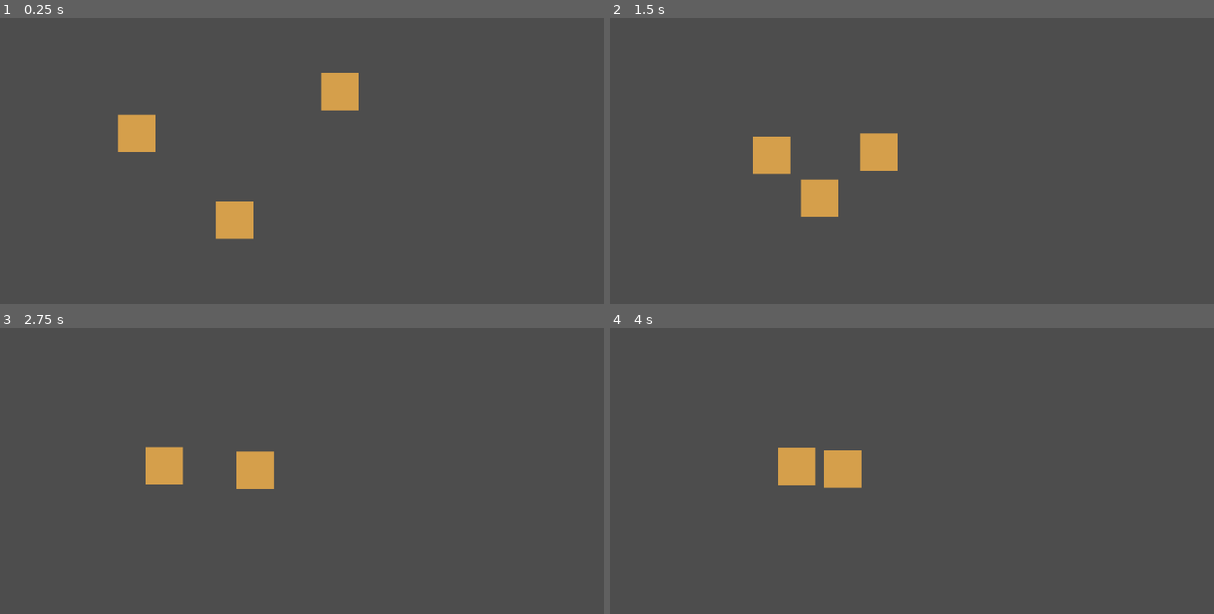
Above: before the commit, frames 1-4 (two rows, left to right).
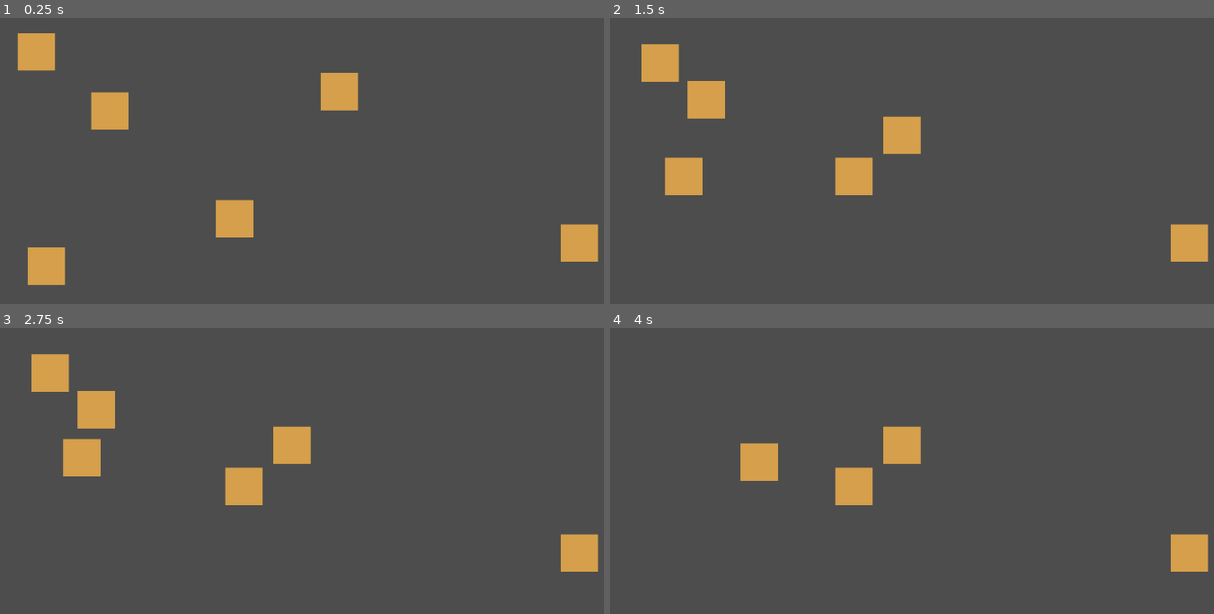
Above: after the commit, the same moments.

Repository: znichola/tent-general
Game: Godot game, scene res://game_board/game_board.tscn
The game is run twice, just before and just after one commit, with the same random seed, the same clock (stepped at 60 frames per second) and the same inputs. The project has no main scene, so this scene is started directly.
Inputs:
- Up to frame 1 (0.25 s): no input
- Up to frame 2 (1.5 s): no input
- Up to frame 3 (2.75 s): no input
- Up to frame 4 (4 s): no input

The runs differ from the first frame. In frame 1, 4.1% of the frame differs, in the area x 2-100%, y 5-94%; in frame 2, 6.8%, in the area x 5-100%, y 9-86%; in frame 3, 6.0%; in frame 4, 4.3%.

Commit message:
rename unit to group and todo

Diff:
--- a/game_board/components/attack_component.gd
+++ b/game_board/components/attack_component.gd
@@ -1,7 +1,7 @@
 extends Area2D
 class_name AttackComponent
 
-signal on_attack(target: Unit)
+signal on_attack(target: Group)
 
 @export var damage: int = 10
 @export var attack_cooldown: float = 1.0
@@ -16,7 +16,7 @@
 			can_attack = true
 
 
-func attack_if_possible(target: Unit) -> bool:
+func attack_if_possible(target: Group) -> bool:
 	if not can_attack:
 		return false
 
@@ -35,7 +35,7 @@
 	return false
 
 
-func is_target_in_zone(target: Unit) -> bool:
+func is_target_in_zone(target: Group) -> bool:
 	var t = target.get_node_or_null("CollisionComponent")
 	if t is Area2D:
 		return t in get_overlapping_areas()
--- a/game_board/components/collision_component.gd
+++ b/game_board/components/collision_component.gd
@@ -1,15 +1,15 @@
 extends Area2D
 class_name CollisionComponent
 
-signal on_collision_enter(unit: Unit)
-signal on_collision_exit(unit: Unit)
+signal on_collision_enter(group: Group)
+signal on_collision_exit(group: Group)
 
 func _on_area_entered(area: Area2D) -> void:
-	var unit = area.get_parent()
-	if unit is Unit and self.get_parent() != unit:
-		on_collision_enter.emit(unit)
+	var group = area.get_parent()
+	if group is Group and self.get_parent() != group:
+		on_collision_enter.emit(group)
 
 func _on_area_exited(area: Area2D) -> void:
-	var unit = area.get_parent()
-	if unit is Unit and self.get_parent() != unit:
-		on_collision_exit.emit(unit)
+	var group = area.get_parent()
+	if group is Group and self.get_parent() != group:
+		on_collision_exit.emit(group)
--- a/game_board/components/unit_ai_component.gd
+++ b/game_board/components/group_ai_component.gd
@@ -1,9 +1,9 @@
 extends Node
-class_name UnitAIComponent
+class_name GroupAIComponent
 
 enum AIState {
 	IDLE,
-	MOVING_TO_UNIT,
+	MOVING_TO_GROUP,
 	MOVING_TO_POSITION,
 }
 
@@ -13,16 +13,16 @@
 
 var state = AIState.IDLE
 var direction: Vector2 = Vector2.ZERO
-var current_target: Unit = null
+var current_target: Group = null
 
 func _ready() -> void:
 	vision_component.on_update_closest_target.connect(_on_update_closest_target)
 
-func _on_update_closest_target(unit: Unit) -> void:
-	current_target = unit
+func _on_update_closest_target(group: Group) -> void:
+	current_target = group
 
 	if current_target:
-		state = AIState.MOVING_TO_UNIT
+		state = AIState.MOVING_TO_GROUP
 	else:
 		state = AIState.IDLE
 
@@ -34,7 +34,7 @@
 		#TODO: implement moving to position logic
 		# var target_position = direction * movement_component.speed * delta
 		# movement_component.move_to(target_position, delta, self.get_parent())
-	elif state == AIState.MOVING_TO_UNIT:
+	elif state == AIState.MOVING_TO_GROUP:
 		if current_target:
 			movement_component.try_move_to(current_target.position, delta, self.get_parent())
 
--- a/game_board/components/movement_component.gd
+++ b/game_board/components/movement_component.gd
@@ -4,16 +4,16 @@
 @onready var collision_component : CollisionComponent = get_node("../CollisionComponent")
 
 @export var speed: float = 100.0
-@export var can_move: bool = true
+var can_move: bool = true
 
 func _ready() -> void:
 	collision_component.on_collision_enter.connect(_on_collision_enter)
 	collision_component.on_collision_exit.connect(_on_collision_exit)
 
-func _on_collision_enter(_unit: Unit) -> void:
+func _on_collision_enter(_group: Group) -> void:
 	can_move = false
 
-func _on_collision_exit(_unit: Unit) -> void:
+func _on_collision_exit(_group: Group) -> void:
 	can_move = true
 
 func try_move_to(target_position: Vector2, delta: float, node: Node2D) -> bool:
--- a/game_board/components/vision_component.gd
+++ b/game_board/components/vision_component.gd
@@ -1,9 +1,9 @@
 extends Area2D
 class_name VisionComponent
 
-signal on_update_closest_target(unit: Unit)
+signal on_update_closest_target(group: Group)
 
-var current_closest_target: Unit = null
+var current_closest_target: Group = null
 
 func _on_area_entered(_area: Area2D) -> void:
 	#TODO: can be optimized by only checking the new area instead of all areas
@@ -17,17 +17,17 @@
 	var my_pos := global_position
 
 	for area in get_overlapping_areas():
-		var unit := area.get_parent()
-		var is_self = self.get_parent() == unit
+		var group := area.get_parent()
+		var is_self = self.get_parent() == group
 
-		if not unit is Unit or is_self or area == ignored_area:
+		if not group is Group or is_self or area == ignored_area:
 			continue
 
-		if unit is Unit:
-			var current_dist := my_pos.distance_to(unit.global_position)
+		if group is Group:
+			var current_dist := my_pos.distance_to(group.global_position)
 
 			if current_dist < best_dist:
 				best_dist = current_dist
-				current_closest_target = unit
+				current_closest_target = group
 
 	on_update_closest_target.emit(current_closest_target)
--- a/game_board/game_board.tscn
+++ b/game_board/game_board.tscn
@@ -1,6 +1,6 @@
 [gd_scene format=3 uid="uid://buexq8s1a327r"]
 
-[ext_resource type="PackedScene" uid="uid://cyscttd02w5et" path="res://game_board/units/unit.tscn" id="1_qlpbi"]
+[ext_resource type="PackedScene" uid="uid://cyscttd02w5et" path="res://game_board/group/group.tscn" id="1_qlpbi"]
 
 [node name="Node2D" type="Node2D" unique_id=1058872266]
 
@@ -11,4 +11,13 @@
 position = Vector2(707, 267)
 
 [node name="Archer3" parent="." unique_id=871040014 instance=ExtResource("1_qlpbi")]
-position = Vector2(543, 515)
+position = Vector2(543, 512)
+
+[node name="Archer4" parent="." unique_id=2816153 instance=ExtResource("1_qlpbi")]
+position = Vector2(182, 209)
+
+[node name="Archer5" parent="." unique_id=919501202 instance=ExtResource("1_qlpbi")]
+position = Vector2(208, 595)
+
+[node name="Archer6" parent="." unique_id=279985225 instance=ExtResource("1_qlpbi")]
+position = Vector2(1075, 533)
--- a/game_board/units/unit.gd
+++ b/game_board/group/group.gd
@@ -1,5 +1,5 @@
 extends Node2D
-class_name Unit
+class_name Group
 
 @onready var health_component: HealthComponent = get_node("HealthComponent")
 
--- a/game_board/units/unit.tscn
+++ b/game_board/group/group.tscn
@@ -1,10 +1,10 @@
 [gd_scene format=3 uid="uid://cyscttd02w5et"]
 
-[ext_resource type="Script" path="res://game_board/units/unit.gd" id="1_0jked"]
+[ext_resource type="Script" uid="uid://dc77dpalapaae" path="res://game_board/group/group.gd" id="1_0jked"]
 [ext_resource type="Script" uid="uid://dt3b1eef05xud" path="res://game_board/components/health_component.gd" id="2_n6t1d"]
 [ext_resource type="Script" uid="uid://6fxxw0geavor" path="res://game_board/components/movement_component.gd" id="3_gab0b"]
 [ext_resource type="Script" uid="uid://co601i3ip6tuv" path="res://game_board/components/attack_component.gd" id="4_fvt2d"]
-[ext_resource type="Script" uid="uid://cyrpebhv7txd4" path="res://game_board/components/unit_ai_component.gd" id="5_4js1n"]
+[ext_resource type="Script" uid="uid://cyrpebhv7txd4" path="res://game_board/components/group_ai_component.gd" id="5_4js1n"]
 [ext_resource type="Script" uid="uid://bp5hxsuhuvf16" path="res://game_board/components/vision_component.gd" id="6_wsly2"]
 [ext_resource type="Script" uid="uid://c3583watj5c3d" path="res://game_board/components/collision_component.gd" id="7_n6t1d"]
 
@@ -17,7 +17,7 @@
 [sub_resource type="RectangleShape2D" id="RectangleShape2D_dmdm5"]
 size = Vector2(80, 80)
 
-[node name="Unit" type="Node2D" unique_id=186043592]
+[node name="Group" type="Node2D" unique_id=186043592]
 script = ExtResource("1_0jked")
 
 [node name="HealthComponent" type="Node" parent="." unique_id=795734082]
Renamed: game_board/components/unit_ai_component.gd.uid -> game_board/components/group_ai_component.gd.uid
Renamed: game_board/units/unit.gd.uid -> game_board/group/group.gd.uid
Not shown, changed: README.md
